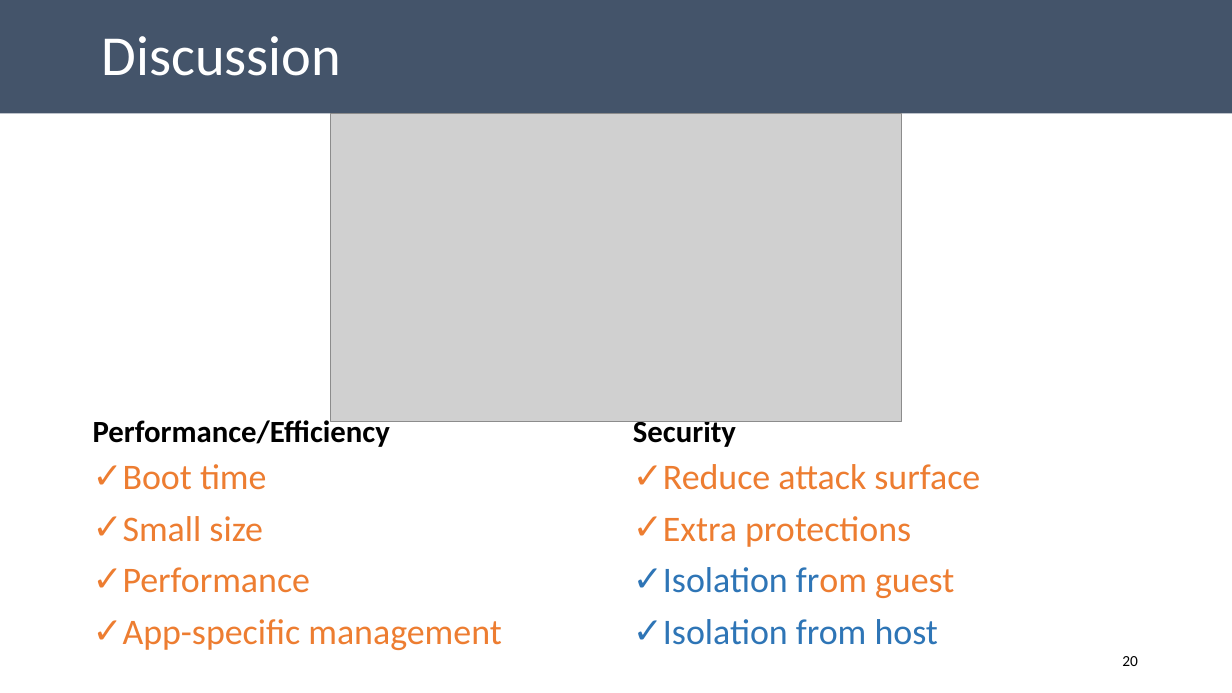
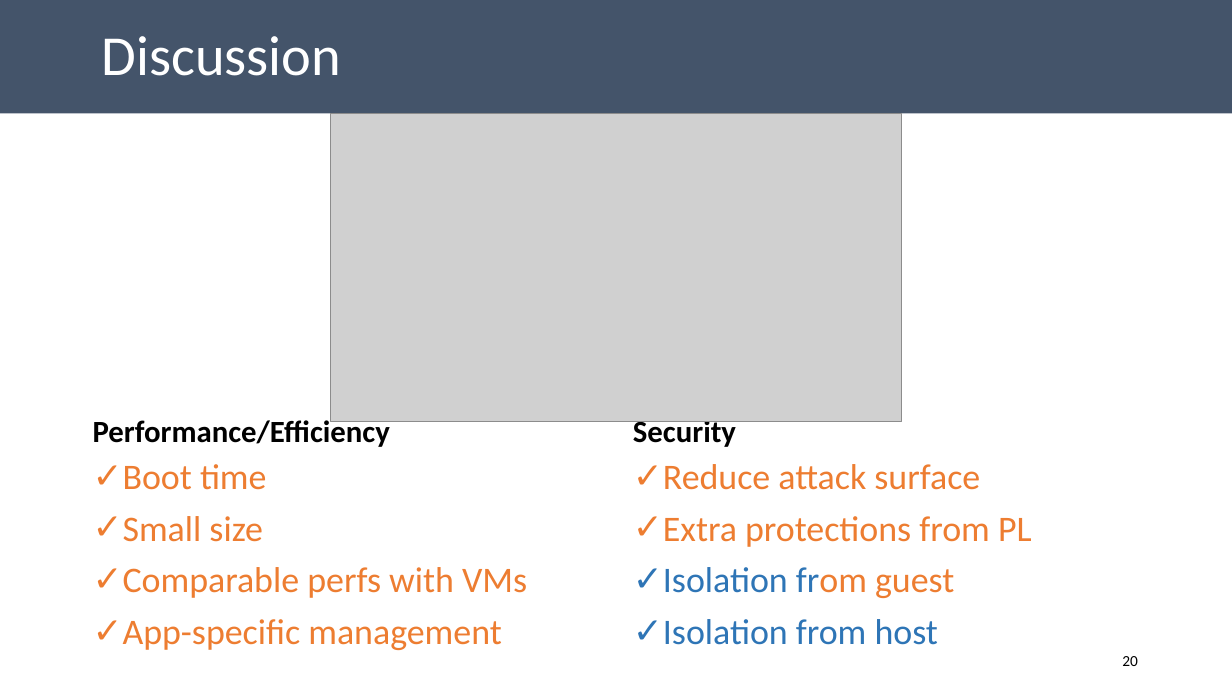
Before and after one commit to aghosn/CandidacyPresentation, a slide deck: slide 20 of CE_presentation.pptx. Drawn at 1232x693 pixels with LibreOffice and Linux fonts; fonts in the diff are those of the drawing; grey boxes stand for pictures. Boxes give left, top, right and bottom in pixels: in the first picture for what was removed or moved away, otherwise in the second. Text is boxed around its words. In the diff, an @@ line names an element or a change of style, - is before the commit and + after.

```diff
--- a/CE_presentation.pptx
+++ b/CE_presentation.pptx
@@ text at bbox=[663, 516, 1032, 547]: text changed @@
-✓ Extra protections
+✓ Extra protections from PL
@@ text at bbox=[123, 567, 527, 598]: text changed @@
-✓ Performance
+✓ Comparable perfs with VMs
```
Also in this commit, not shown: 3 other slides changed, 1 slide added, 1 other file.
